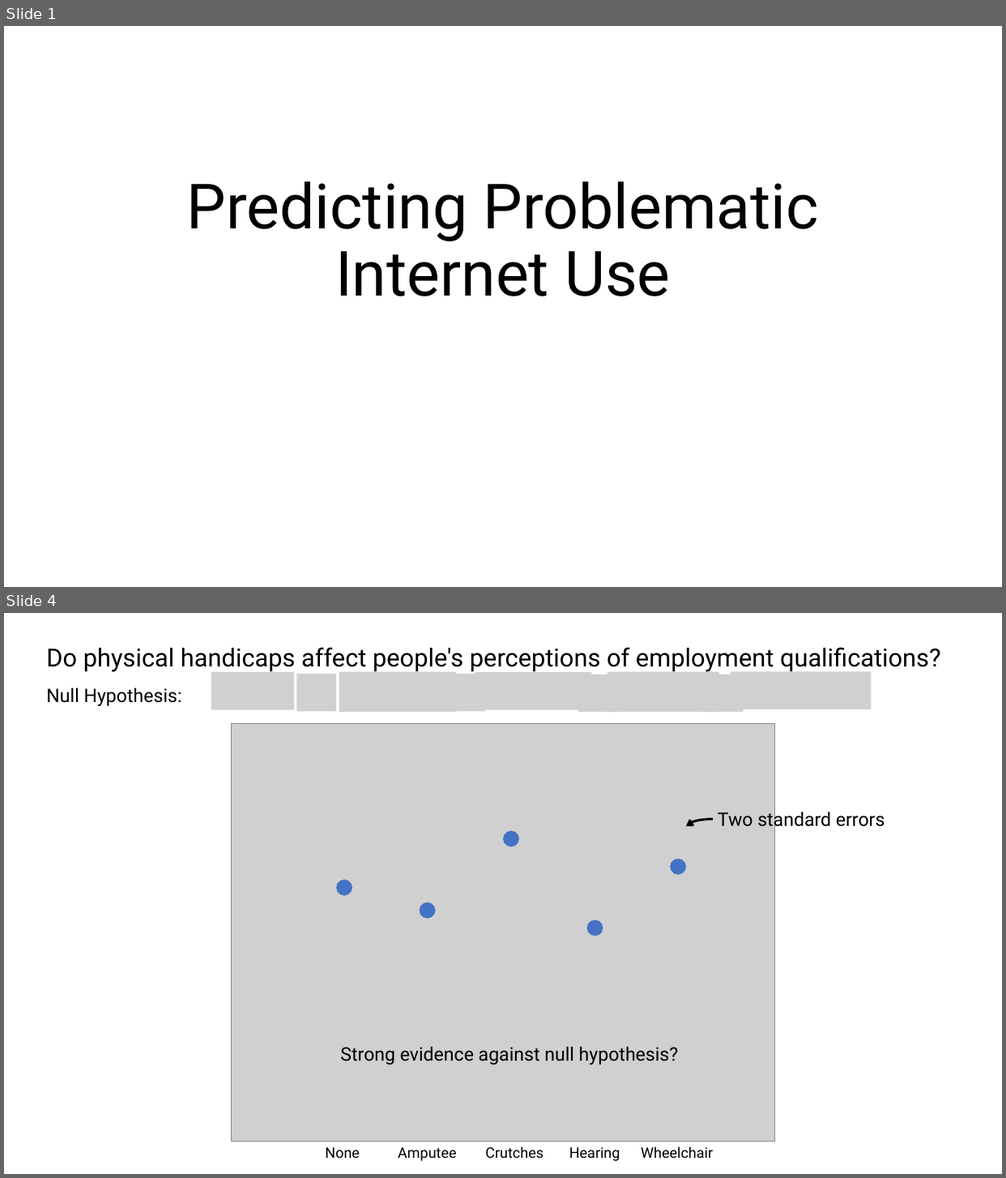
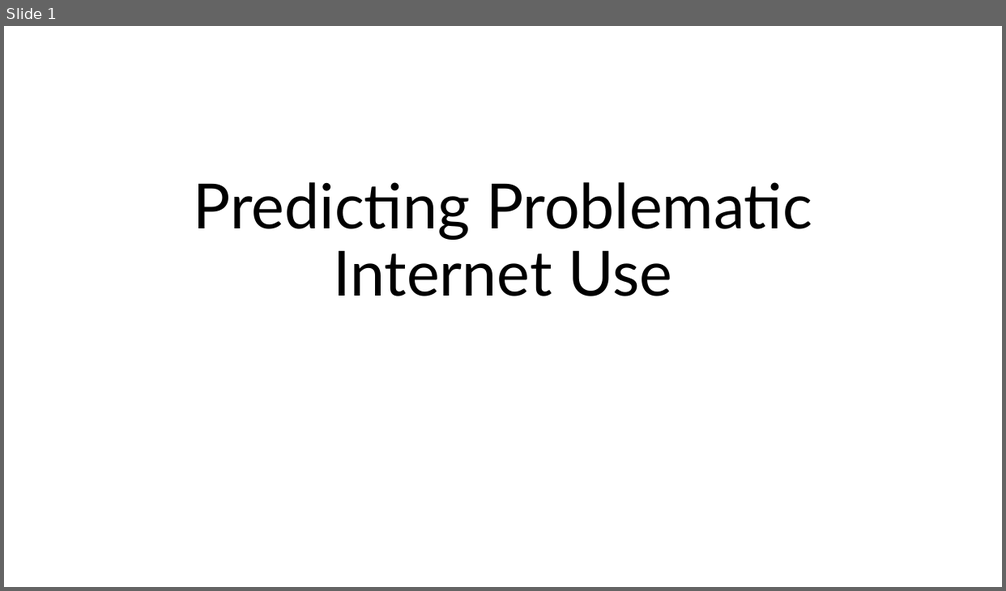
Before and after one commit to aarondweinberg/CMI_problematic_internet_use, a slide deck: Presentation/Problematic Internet Use Video.pptx. Shown one above the other, each under a label of ours: slides 1 and 4 before the commit, slide 1 after it; the slides between them are not shown. The pictures are 1006x1178 and 1006x591 pixels, drawn with LibreOffice and Linux fonts; fonts in the diff are those of the drawing; grey boxes stand for pictures. Boxes give left, top, right and bottom in pixels: in the first picture for what was removed or moved away, otherwise in the second. Text is boxed around its words. In the diff, an @@ line names an element or a change of style, - is before the commit and + after.

```diff
--- a/Presentation/Problematic Internet Use Video.pptx
+++ b/Presentation/Problematic Internet Use Video.pptx
@@ slide 4 removed at <box>4,613,1002,1174</box>, background #FFFFFF @@
@@ text removed at <box>46,647,941,673</box> @@
-Do physical handicaps affect people's perceptions of employment qualifications?
@@ picture removed at <box>211,672,295,709</box> @@
@@ picture removed at <box>296,674,336,711</box> @@
@@ picture removed at <box>339,672,456,713</box> @@
@@ picture removed at <box>445,674,485,711</box> @@
@@ picture removed at <box>475,672,592,709</box> @@
@@ picture removed at <box>578,675,618,712</box> @@
@@ picture removed at <box>607,672,719,713</box> @@
@@ picture removed at <box>704,675,744,712</box> @@
@@ picture removed at <box>731,671,872,709</box> @@
@@ text removed at <box>46,688,182,706</box> @@
-Null Hypothesis:
@@ picture removed at <box>231,724,774,1142</box> @@
@@ freeform shape removed at <box>686,819,713,826</box> @@
@@ text removed at <box>718,809,885,830</box> @@
-Two standard errors
@@ ellipse removed at <box>504,832,519,846</box> @@
@@ ellipse removed at <box>671,859,686,875</box> @@
@@ ellipse removed at <box>337,880,352,895</box> @@
@@ ellipse removed at <box>420,904,435,918</box> @@
@@ ellipse removed at <box>588,921,603,935</box> @@
@@ text removed at <box>340,1046,679,1065</box> @@
-Strong evidence against null hypothesis?
@@ table removed at <box>300,1142,723,1172</box>, 1 rows, 5 columns @@
-None | Amputee | Crutches | Hearing | Wheelchair
@@ slide 1 changed as well @@
@@ title "Predicting Problematic Internet Use" at <box>194,182,812,297</box>: font Roboto to Lato @@
```
Also in this commit, not shown: 1 slide added, 5 other slides removed.
